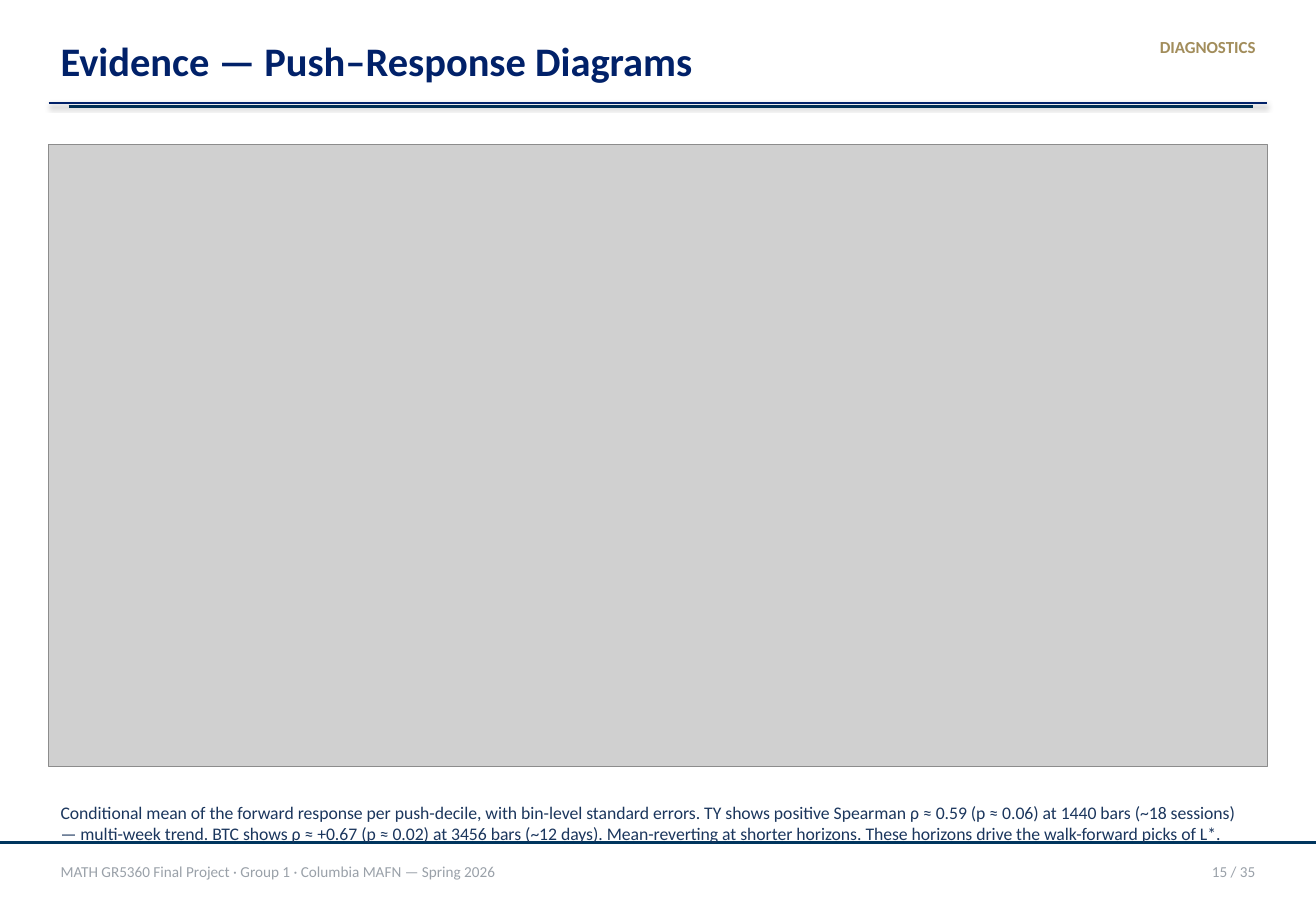
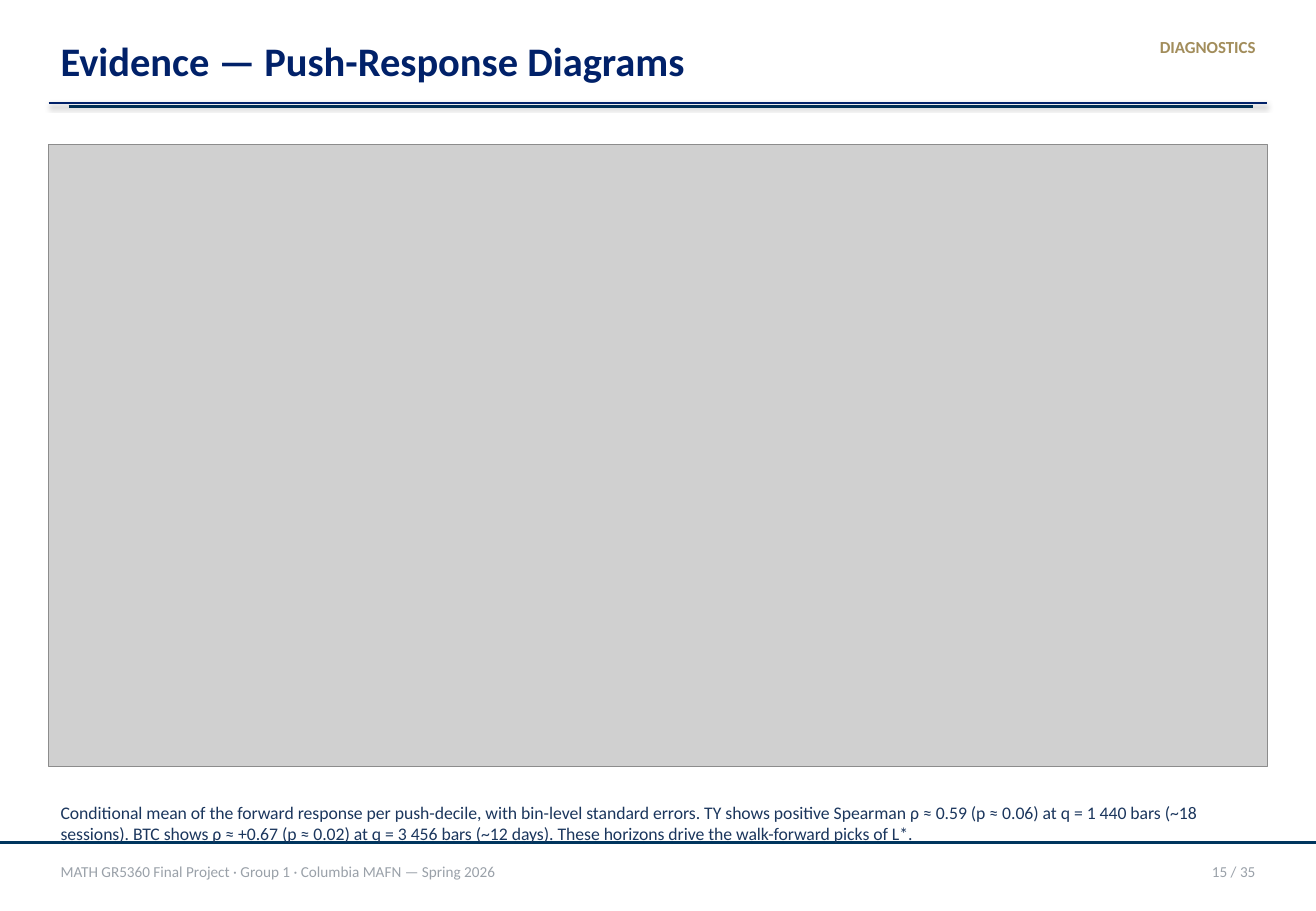
Before and after one commit to Cuivie/MATH5360_Final_Project, a slide deck: slide 15 of report/presentation/MATH5360_Final_Group1.pptx. Drawn at 1316x911 pixels with LibreOffice and Linux fonts; fonts in the diff are those of the drawing; grey boxes stand for pictures; background and template pictures are left out. Boxes give left, top, right and bottom in pixels: in the first picture for what was removed or moved away, otherwise in the second. Text is boxed around its words. In the diff, an @@ line names an element or a change of style, - is before the commit and + after.

```diff
--- a/report/presentation/MATH5360_Final_Group1.pptx
+++ b/report/presentation/MATH5360_Final_Group1.pptx
@@ text at (x1=61, y1=47, x2=684, y2=83): text changed @@
-Evidence — Push–Response Diagrams
+Evidence — Push-Response Diagrams
@@ text at (x1=61, y1=806, x2=1197, y2=844): text changed @@
-Conditional mean of the forward response per push-decile, with bin-level standard errors. TY shows positive Spearman ρ ≈ 0.59 (p ≈ 0.06) at 1440 bars (~18 sessions) — multi-week trend. BTC shows ρ ≈ +0.67 (p ≈ 0.02) at 3456 bars (~12 days). Mean-reverting at shorter horizons. These horizons drive the walk-forward picks of L*.
+Conditional mean of the forward response per push-decile, with bin-level standard errors. TY shows positive Spearman ρ ≈ 0.59 (p ≈ 0.06) at q = 1 440 bars (~18 sessions). BTC shows ρ ≈ +0.67 (p ≈ 0.02) at q = 3 456 bars (~12 days). These horizons drive the walk-forward picks of L*.
```
Also in this commit, not shown: 10 other slides changed, 14 slides added, 14 slides removed, 9 other files.
